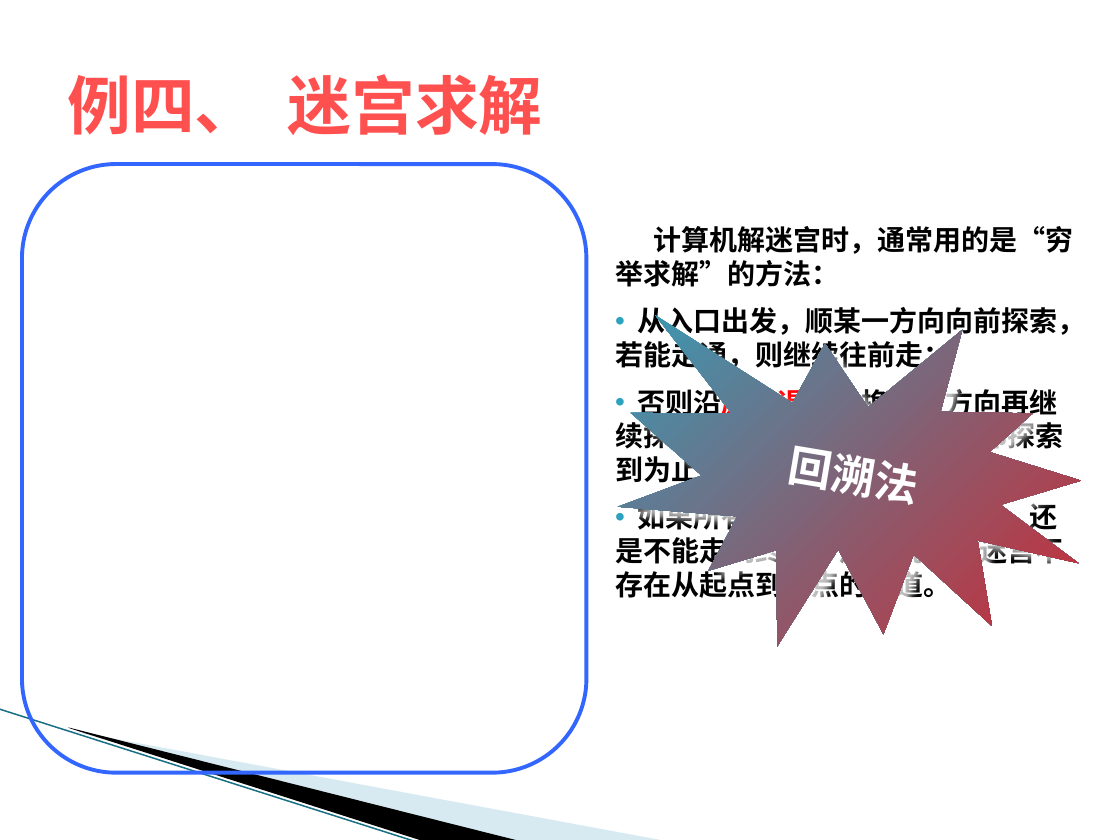
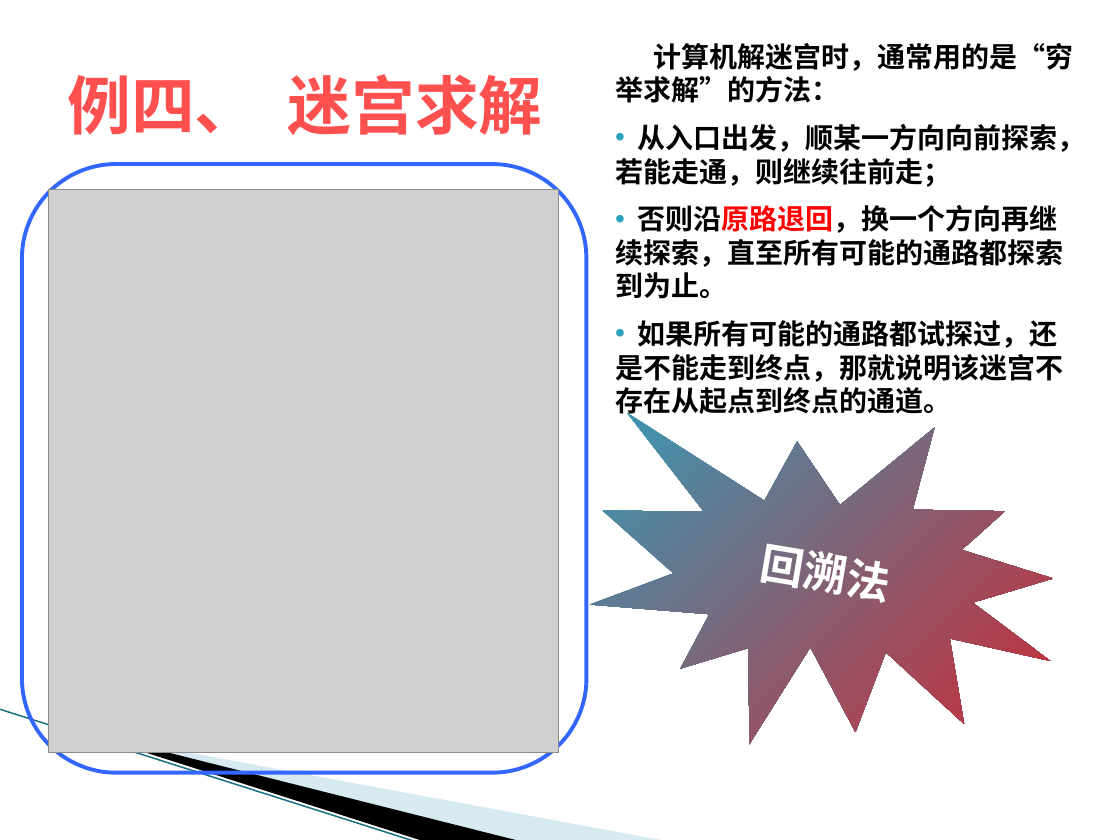
Before and after one commit to scpcddk/Learning-Notes, a slide deck: slide 36 of 算法/数据结构与算法（C语言版）/课件/第三章+栈和队列.pptx. Drawn at 1120x840 pixels with LibreOffice and Linux fonts; fonts in the diff are those of the drawing; grey boxes stand for pictures. Boxes give left, top, right and bottom in pixels: in the first picture for what was removed or moved away, otherwise in the second. Text is boxed around its words. In the diff, an @@ line names an element or a change of style, - is before the commit and + after.

```diff
--- a/算法/数据结构与算法（C语言版）/课件/第三章+栈和队列.pptx
+++ b/算法/数据结构与算法（C语言版）/课件/第三章+栈和队列.pptx
@@ text "计算机解迷宫时，通常用的是“穷举求解”的方法：" moved from (x1=615, y1=226, x2=1086, y2=603) to (x1=615, y1=43, x2=1086, y2=419) @@
@@ picture added at (x1=48, y1=189, x2=559, y2=753) @@
@@ irregular seal "回溯法" moved from (x1=597, y1=279, x2=1113, y2=694) to (x1=569, y1=376, x2=1085, y2=791) @@
```
Also in this commit, not shown: 4 other slides changed, 5 other files.
